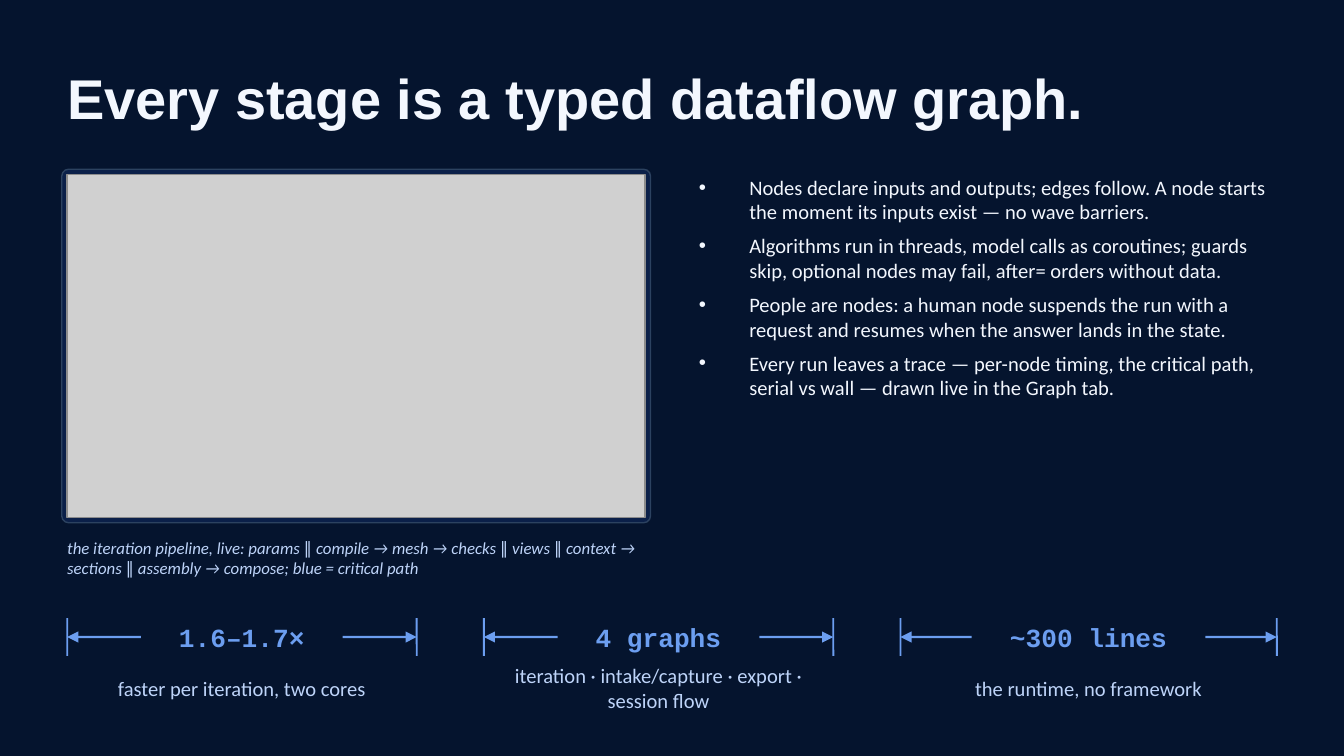
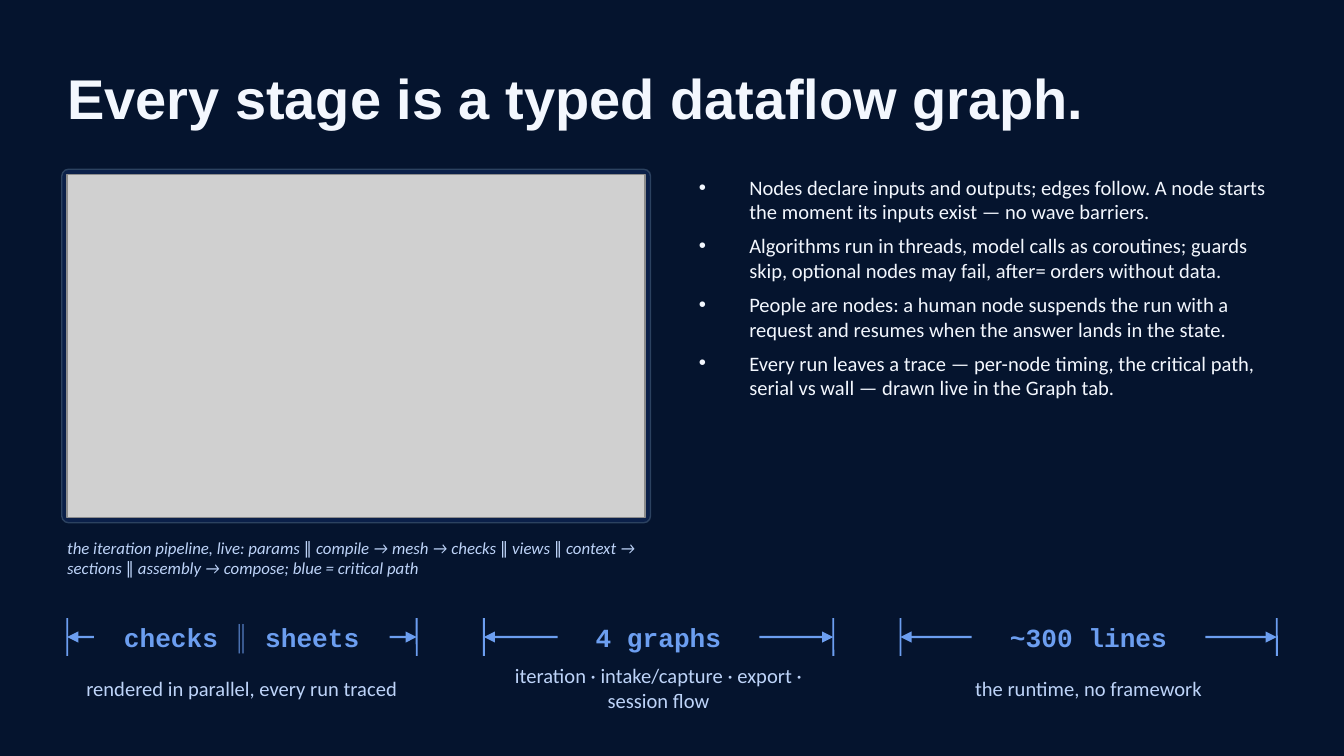
Before and after one commit to KrishGup/kintsugi, a slide deck: slide 6 of docs/submission/kintsugi-offgrid-pitch.pptx. Drawn at 1344x756 pixels with LibreOffice and Linux fonts; fonts in the diff are those of the drawing; grey boxes stand for pictures. Boxes give left, top, right and bottom in pixels: in the first picture for what was removed or moved away, otherwise in the second. Text is boxed around its words. In the diff, an @@ line names an element or a change of style, - is before the commit and + after.

```diff
--- a/docs/submission/kintsugi-offgrid-pitch.pptx
+++ b/docs/submission/kintsugi-offgrid-pitch.pptx
@@ text at [124,629,359,648]: text changed @@
-1.6–1.7×
+checks ∥ sheets
@@ text at [86,681,397,700]: text changed @@
-faster per iteration, two cores
+rendered in parallel, every run traced
```
Also in this commit, not shown: 5 other slides changed, 25 other files.
